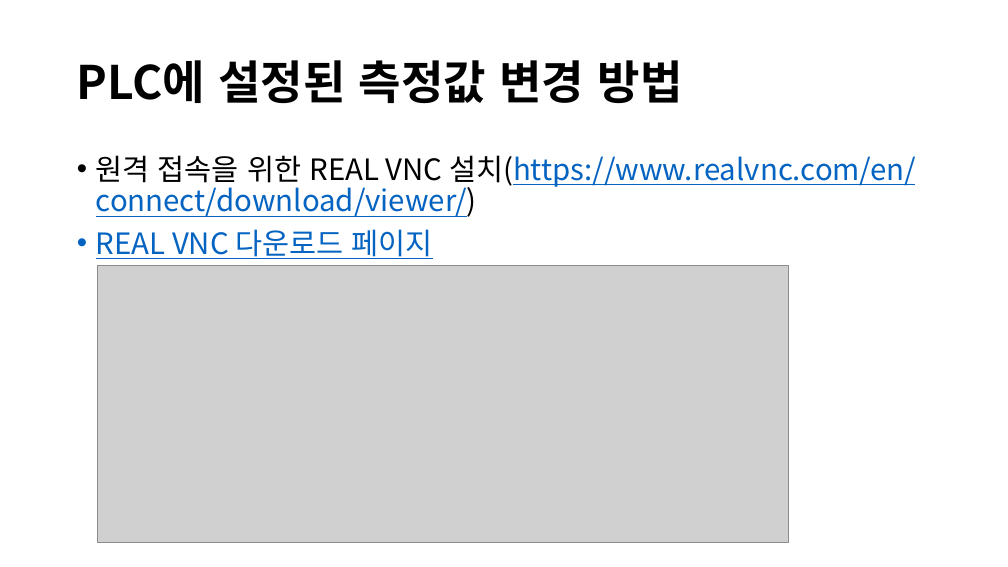
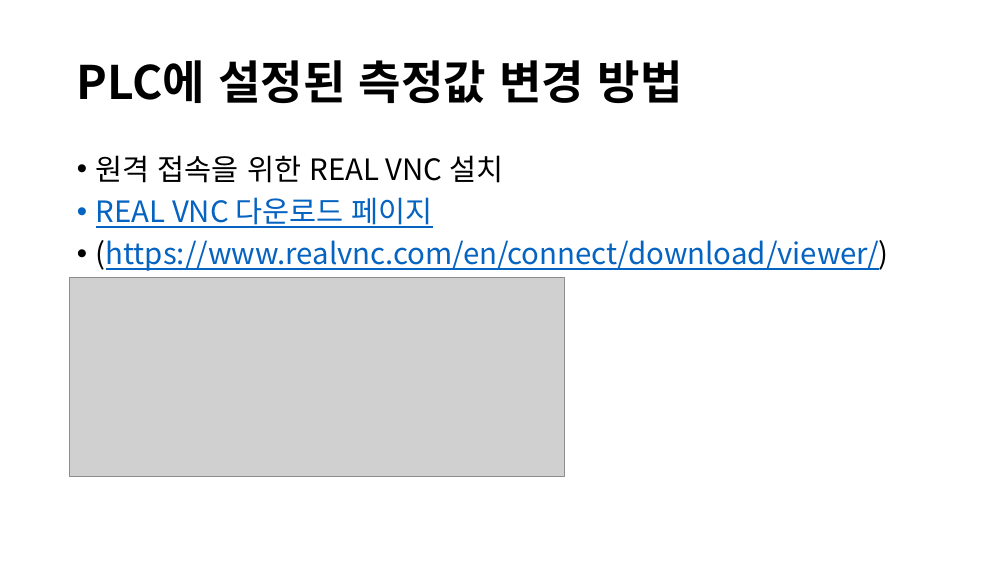
Before and after one commit to HanSol1140/PLC_Voltage, a slide deck: slide 3 of PLC & 라즈베리파이 서버.pptx. Drawn at 1008x567 pixels with LibreOffice and Linux fonts; fonts in the diff are those of the drawing; grey boxes stand for pictures. Boxes give left, top, right and bottom in pixels: in the first picture for what was removed or moved away, otherwise in the second. Text is boxed around its words. In the diff, an @@ line names an element or a change of style, - is before the commit and + after.

```diff
--- a/PLC & 라즈베리파이 서버.pptx
+++ b/PLC & 라즈베리파이 서버.pptx
@@ text at [96, 155, 503, 183]: text changed; text colour #0563C1 to #000000 @@
-• 원격 접속을 위한 REAL VNC 설치(https://www.realvnc.com/en/connect/download/viewer/)
+• 원격 접속을 위한 REAL VNC 설치
@@ text at [96, 240, 889, 271]: paragraph added @@
+• (https://www.realvnc.com/en/connect/download/viewer/)
@@ picture: place and size @@
-picture at [98, 265, 789, 543]
+picture at [70, 278, 565, 476]
```
Also in this commit, not shown: 5 other slides changed, 5 slides added, 1 slide removed, 1 other file.
